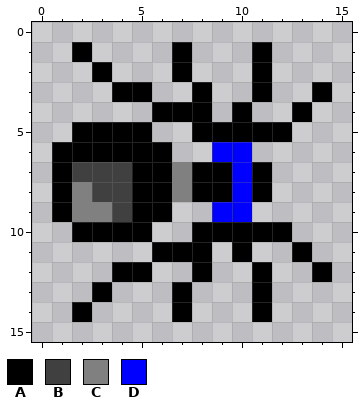
Pixel-art sprite -- public/images/spider.png. Above, as it was before the edit.
The file is 16x16 pixels.
Palette (. is transparent): A #000000  B #404040  C #808080  D #0000ff
Pixels before, first column x 1:
 1 .A....A...A...
 2 ..A...A...A...
 3 ...AA..A..A..A
 4 .....AAA.A..A.
 5 .AAAA..AAAAA..
 6 AAAAAA..DD....
 7 ABBBAACAADA...
 8 ACBBAACAADA...
 9 ACCBAA..DD....
10 .AAAA..AAAAA..
11 .....AAA.A..A.
12 ...AA..A..A..A
13 ..A...A...A...
14 .A....A...A...
And afterwards:
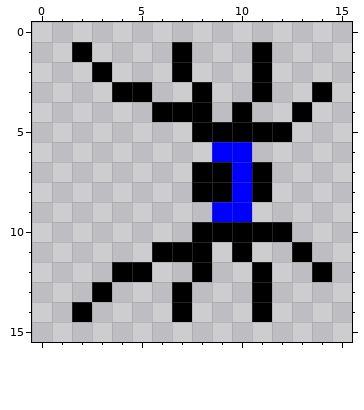
From the commit log: Decrease spider ass on energy spending.
The edit:
Changed rows in their new state; - is an unchanged pixel.
first column x 1:
 5 -....--
 6 ......-
 7 .......
 8 .......
 9 ......-
10 -....--
Boxes around the changes in both pictures, in picture pixels (x1, y1, x2, y2):
erased: (52, 122, 192, 242)
